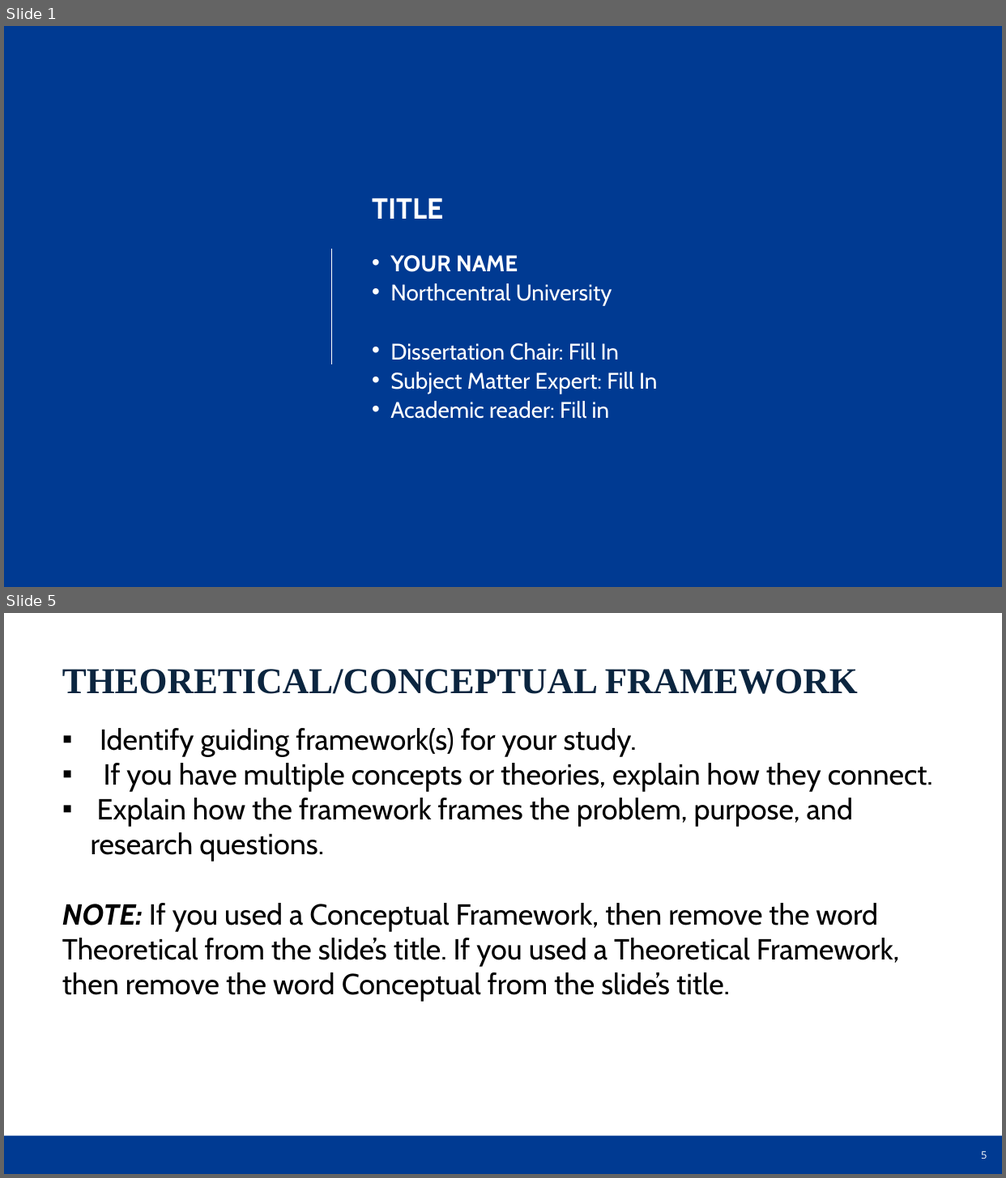
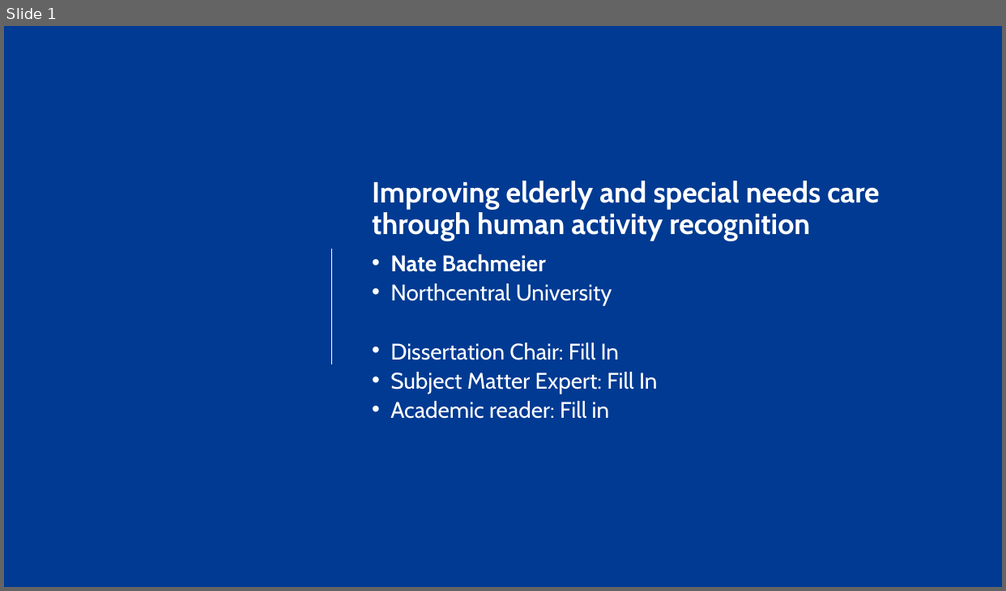
Before and after one commit to dr-natetorious/Dissertation, a slide deck: DSE_Quantitative_oral_defense_presentation_template_2022_NU.pptx. Shown one above the other, each under a label of ours: slides 1 and 5 before the commit, slide 1 after it; the slides between them are not shown. The pictures are 1006x1178 and 1006x591 pixels, drawn with LibreOffice and Linux fonts; fonts in the diff are those of the drawing; background and template pictures are left out. Boxes give left, top, right and bottom in pixels: in the first picture for what was removed or moved away, otherwise in the second. Text is boxed around its words. In the diff, an @@ line names an element or a change of style, - is before the commit and + after.

```diff
--- a/DSE_Quantitative_oral_defense_presentation_template_2022_NU.pptx
+++ b/DSE_Quantitative_oral_defense_presentation_template_2022_NU.pptx
@@ slide 5 removed at (x1=4, y1=613, x2=1002, y2=1174), background picture (left out) @@
@@ text removed at (x1=62, y1=669, x2=858, y2=694) @@
-THEORETICAL/CONCEPTUAL FRAMEWORK
@@ text removed at (x1=62, y1=728, x2=933, y2=1002) @@
-▪ Identify guiding framework(s) for your study.
-▪ If you have multiple concepts or theories, explain how they connect.
-▪ Explain how the framework frames the problem, purpose, and research questions.
-NOTE: If you used a Conceptual Framework, then remove the word Theoretical from the slide’s title. If you used a Theoretical Framework, then remove the word Conceptual from the slide’s title.
@@ rectangle removed at (x1=4, y1=1136, x2=1002, y2=1174) @@
@@ page number removed at (x1=981, y1=1151, x2=987, y2=1159) @@
-5
@@ slide 1 changed as well @@
@@ text at (x1=372, y1=181, x2=879, y2=241): text changed @@
-TITLE
+Improving elderly and special needs care through human activity recognition
@@ text at (x1=390, y1=254, x2=546, y2=272): text changed @@
-• YOUR NAME
+• Nate Bachmeier
```
Also in this commit, not shown: 2 other slides changed, 18 slides added, 15 other slides removed, 3 other files.
